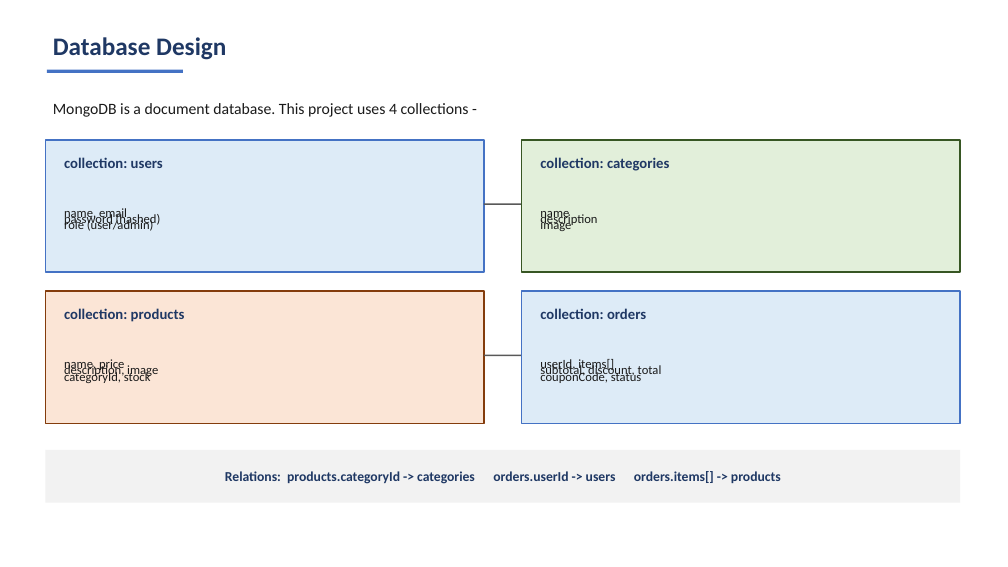
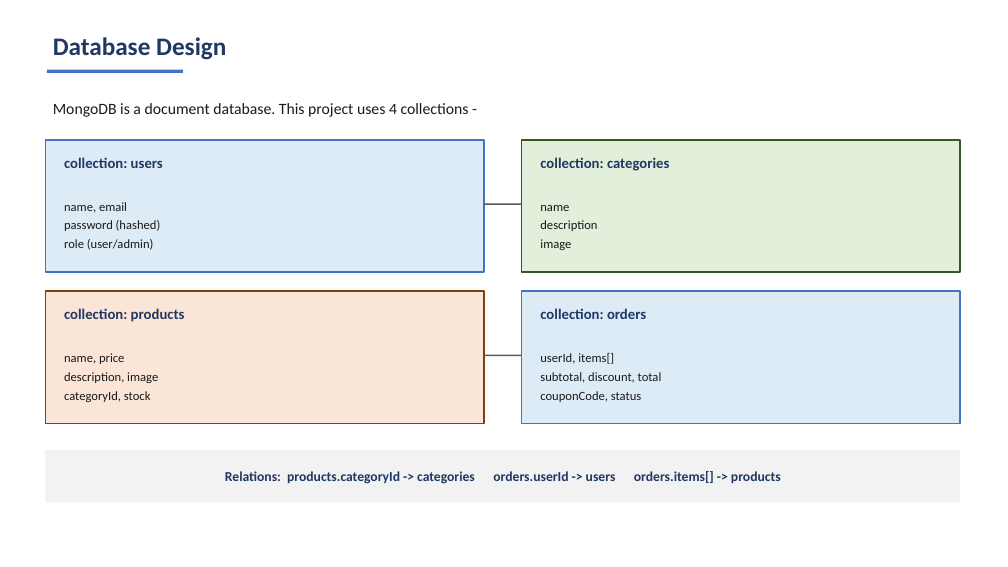
Before and after one commit to adittsingh/Online-Shopping-E-Commerce-System, a slide deck: slide 7 of Stockedup_Project_Presentation.pptx. Drawn at 1008x567 pixels with LibreOffice and Linux fonts; fonts in the diff are those of the drawing. Boxes give left, top, right and bottom in pixels: in the first picture for what was removed or moved away, otherwise in the second. Text is boxed around its words. In the diff, an @@ line names an element or a change of style, - is before the commit and + after.

Commit message:
Use deployed Vercel URLs instead of localhost; fix overlapping text in presentation slides

```diff
--- a/Stockedup_Project_Presentation.pptx
+++ b/Stockedup_Project_Presentation.pptx
@@ line spacing 6pt to 18pt in 4 elements at box(64, 202, 161, 250), box(540, 205, 597, 250), box(64, 353, 158, 402), box(540, 353, 662, 402) @@
```
Also in this commit, not shown: 2 other slides changed, 6 other files.
